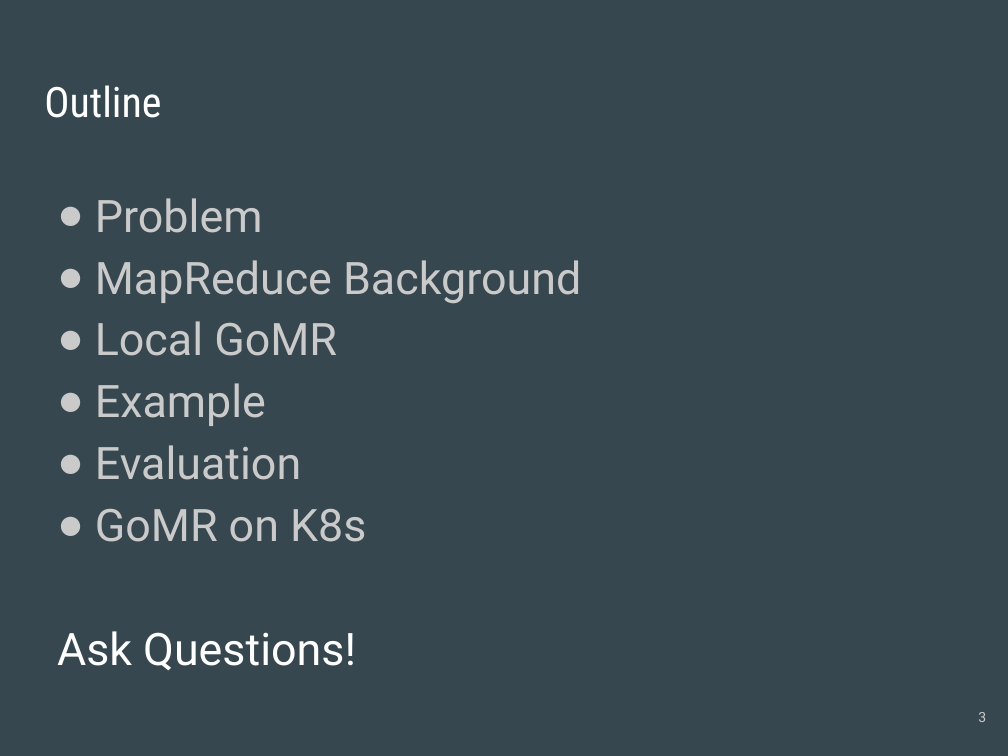
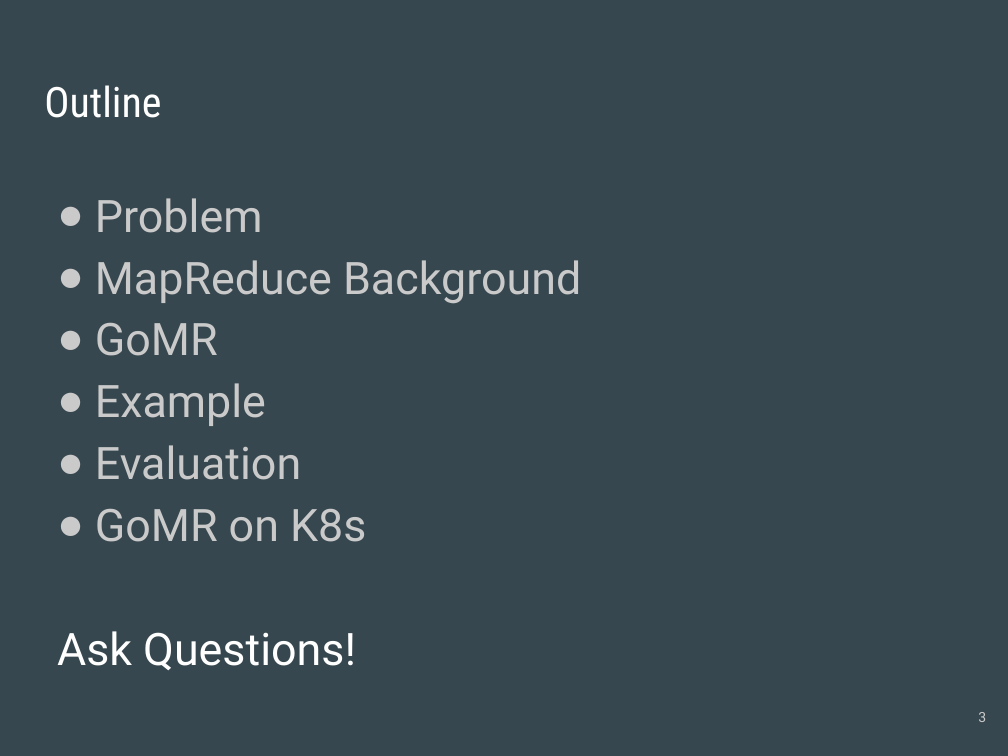
Before and after one commit to cnnrznn/cnnrznn.github.io, a slide deck: slide 3 of files/GoMR/slides-distributed.pptx. Drawn at 1008x756 pixels with LibreOffice and Linux fonts; fonts in the diff are those of the drawing. Boxes give left, top, right and bottom in pixels: in the first picture for what was removed or moved away, otherwise in the second. Text is boxed around its words. In the diff, an @@ line names an element or a change of style, - is before the commit and + after.

```diff
--- a/files/GoMR/slides-distributed.pptx
+++ b/files/GoMR/slides-distributed.pptx
@@ text at bbox=[95, 323, 218, 356]: text changed @@
-● Local GoMR
+● GoMR
```
Also in this commit, not shown: 9 other slides changed, 4 slides added, 1 slide removed.
